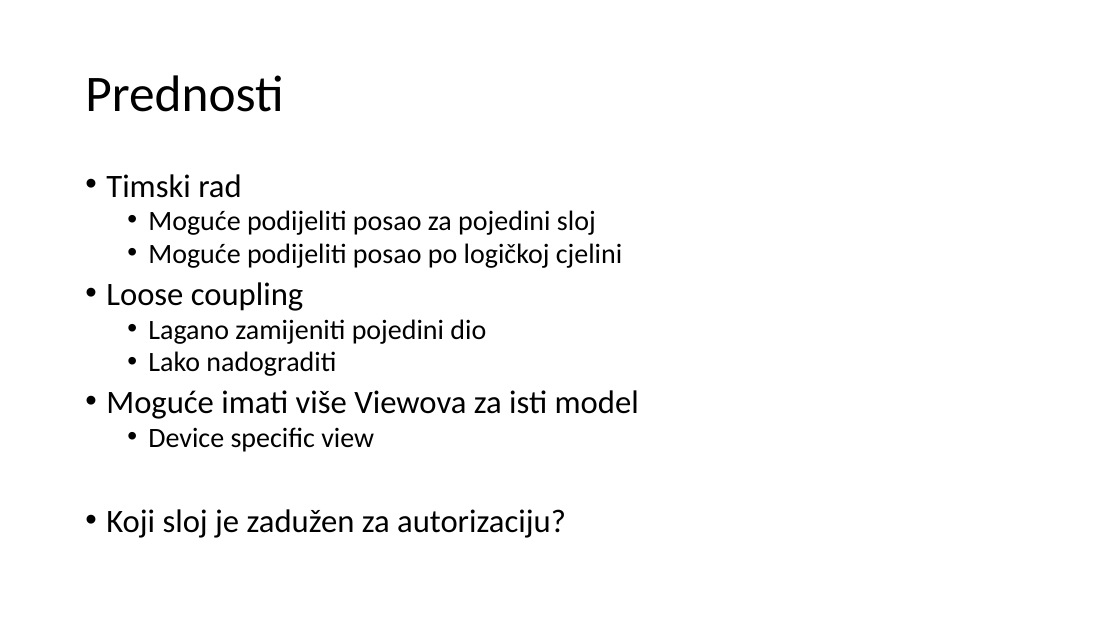
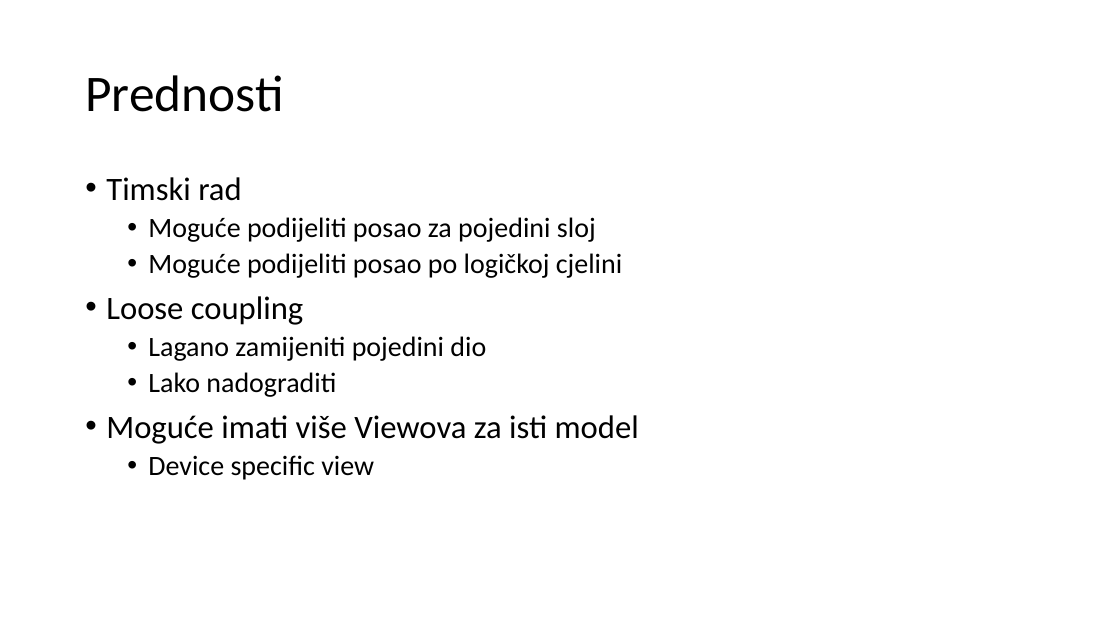
Before and after one commit to mmssniper/angular-workshop, a slide deck: slide 8 of prezentacije/1-2 Mvc pattern.pptx (slide 4 before the commit). Drawn at 1120x630 pixels with LibreOffice and Linux fonts; fonts in the diff are those of the drawing. Boxes give left, top, right and bottom in pixels: in the first picture for what was removed or moved away, otherwise in the second. Text is boxed around its words. In the diff, an @@ line names an element or a change of style, - is before the commit and + after.

```diff
--- a/prezentacije/1-2 Mvc pattern.pptx
+++ b/prezentacije/1-2 Mvc pattern.pptx
@@ text "Timski rad" at box(106, 177, 639, 480): line spacing 0.8 to 0.9 @@
@@ text at box(106, 509, 566, 538): paragraph removed @@
-• Koji sloj je zadužen za autorizaciju?
```
Also in this commit, not shown: 4 other slides changed, 6 slides added.
